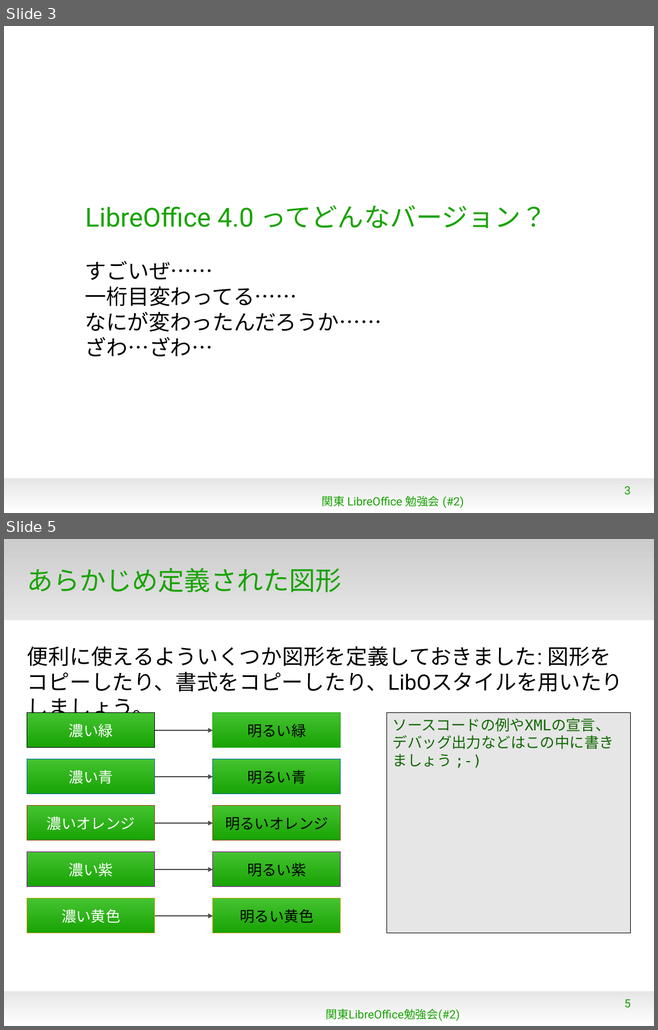
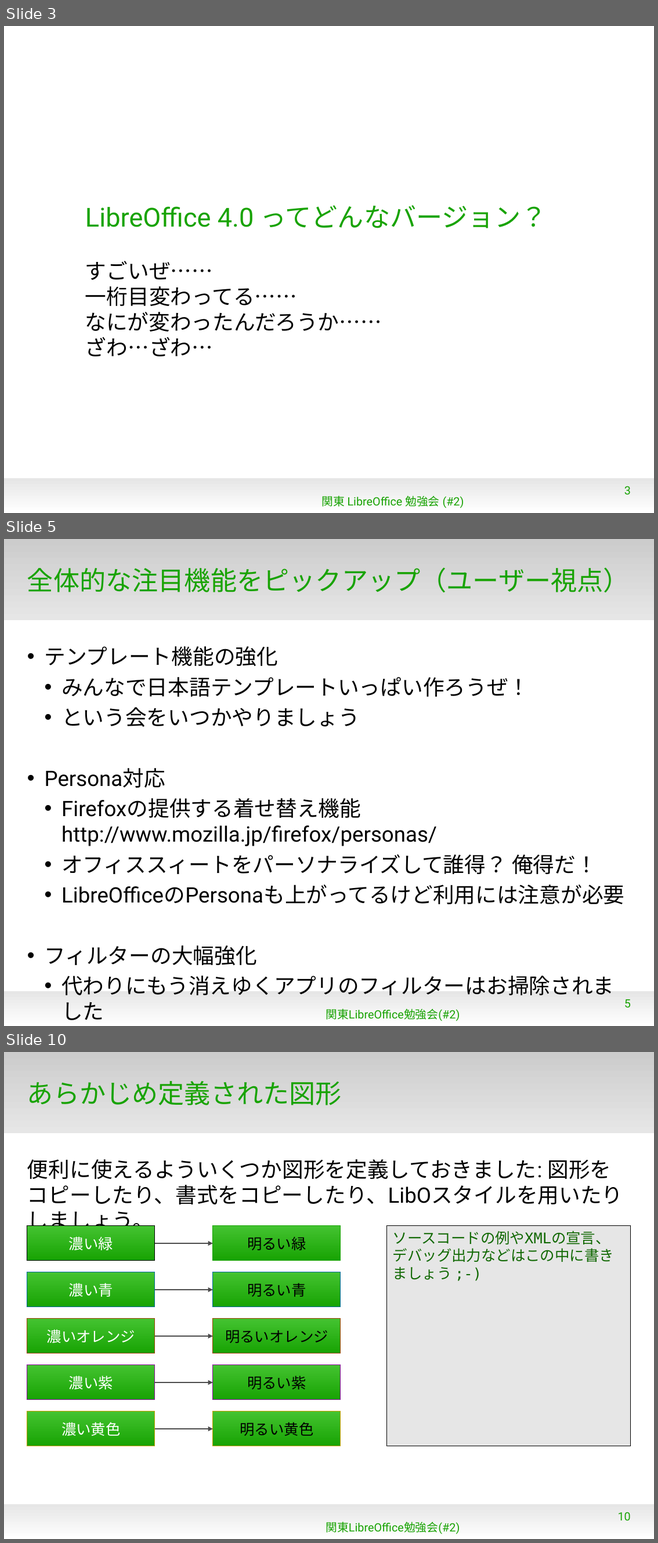
Before and after one commit to naruoga/KantoLibreOffice, a slide deck: Jan2013/WhatsNew4-0.odp. Shown one above the other, each under a label of ours: slides 3 and 5 before the commit, slides 3, 5 and 10 after it; the slides between them are not shown. The pictures are 658x1030 and 658x1543 pixels, drawn with LibreOffice and Linux fonts; fonts in the diff are those of the drawing; background and template pictures are left out. Boxes give left, top, right and bottom in pixels: in the first picture for what was removed or moved away, otherwise in the second. Text is boxed around its words. In the diff, an @@ line names an element or a change of style, - is before the commit and + after.

```diff
--- a/Jan2013/WhatsNew4-0.odp
+++ b/Jan2013/WhatsNew4-0.odp
@@ slide 5 added at [4,539,654,1026], background #FFFFFF; not listed: 2 template elements that a slide beside it also shows @@
@@ title added at [27,567,629,592], 32 pt, text #18A303 @@
+全体的な注目機能をピックアップ（ユーザー視点）
@@ text added at [45,646,624,1020], 26 pt, text #000000 @@
+• テンプレート機能の強化
+  • みんなで日本語テンプレートいっぱい作ろうぜ！
+  • という会をいつかやりましょう
+• Persona対応
+  • Firefoxの提供する着せ替え機能
+    http://www.mozilla.jp/firefox/personas/
+  • オフィススィートをパーソナライズして誰得？ 俺得だ！
+  • LibreOfficeのPersonaも上がってるけど利用には注意が必要
+• フィルターの大幅強化
+  • 代わりにもう消えゆくアプリのフィルターはお掃除されました
@@ page number added at [624,1000,630,1008], 14 pt, text #18A303 @@
+5
@@ text added at [325,1009,459,1022], 14 pt, text #18A303 @@
+関東LibreOffice勉強会(#2)
@@ what was slide 5 is now slide 10 @@
@@ page number at [618,1512,630,1521]: text changed @@
-5
+10
```
Also in this commit, not shown: 1 slide changed, 4 other slides added.
